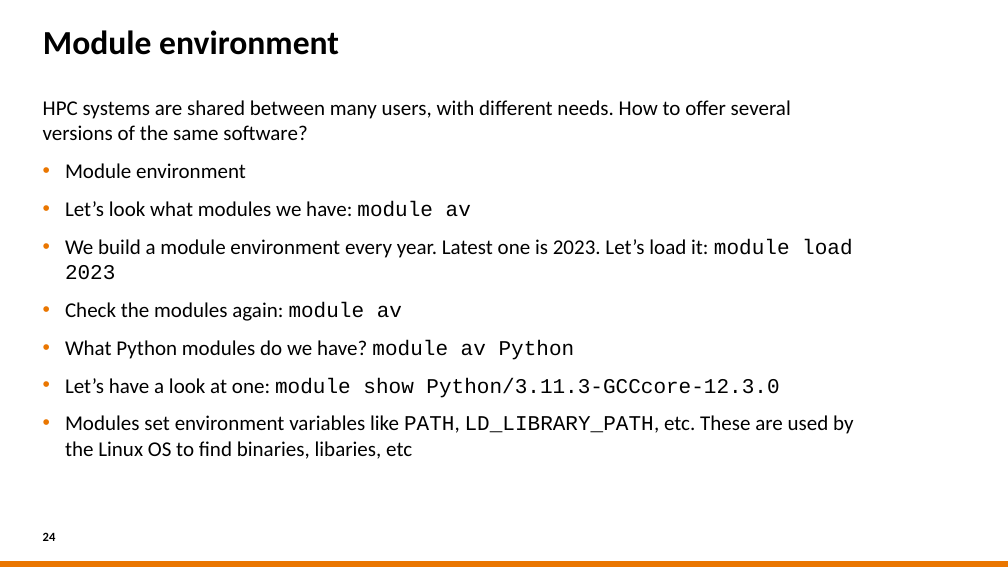
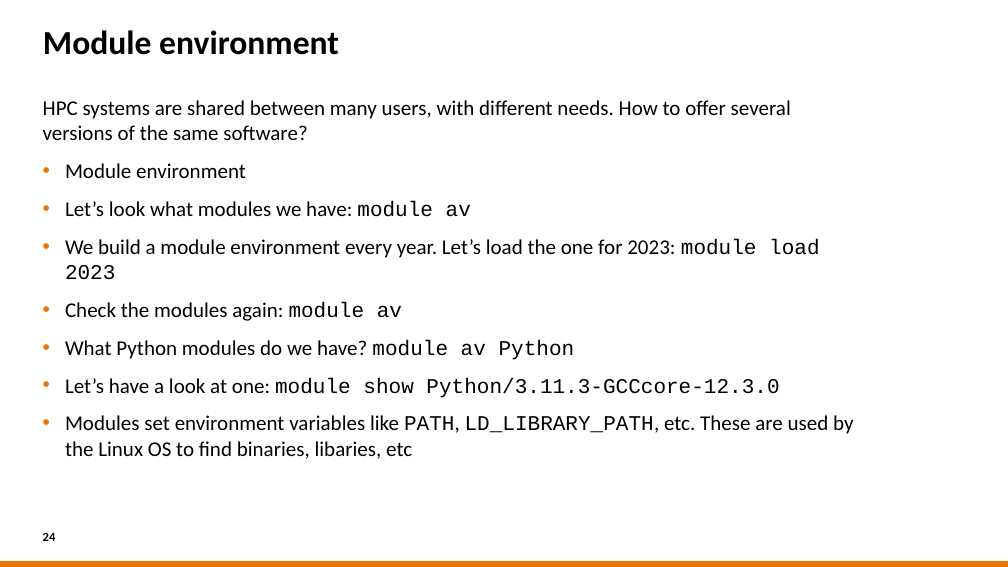
Before and after one commit to sara-nl/HPML-course-materials, a slide deck: slide 24 of Day2/slides/Software_installations_on_HPC_systems.pptx. Drawn at 1008x567 pixels with LibreOffice and Linux fonts; fonts in the diff are those of the drawing; background and template pictures are left out. Boxes give left, top, right and bottom in pixels: in the first picture for what was removed or moved away, otherwise in the second. Text is boxed around its words. In the diff, an @@ line names an element or a change of style, - is before the commit and + after.

```diff
--- a/Day2/slides/Software_installations_on_HPC_systems.pptx
+++ b/Day2/slides/Software_installations_on_HPC_systems.pptx
@@ text at box(65, 239, 819, 280): text changed @@
-• We build a module environment every year. Latest one is 2023. Let’s load it: module load 2023
+• We build a module environment every year. Let’s load the one for 2023: module load 2023
```
Also in this commit, not shown: 10 other slides changed, 1 slide removed.
